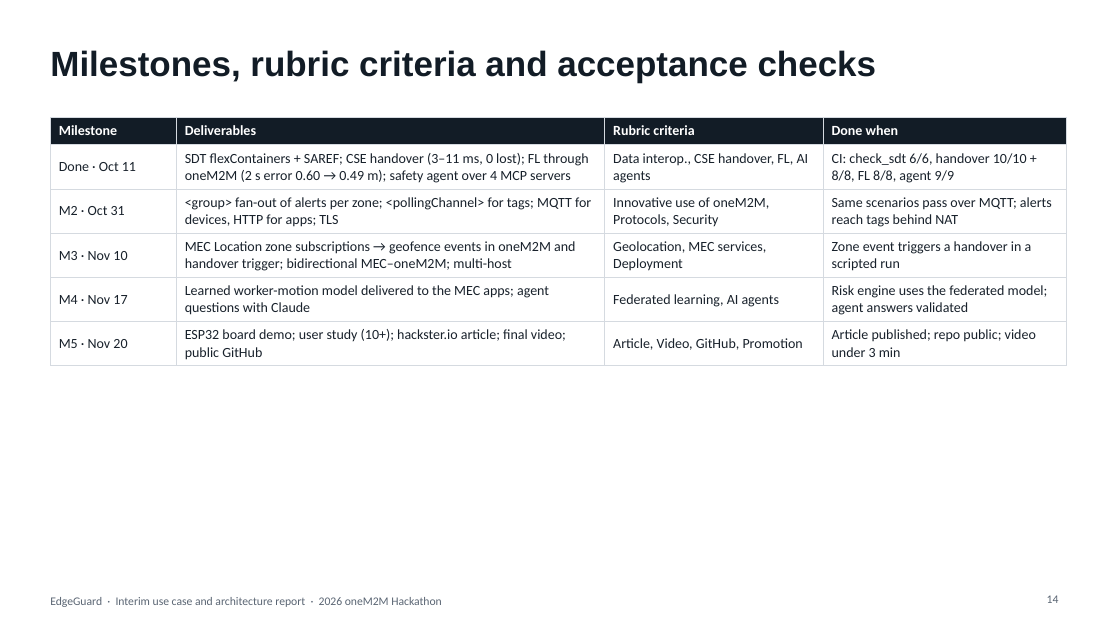
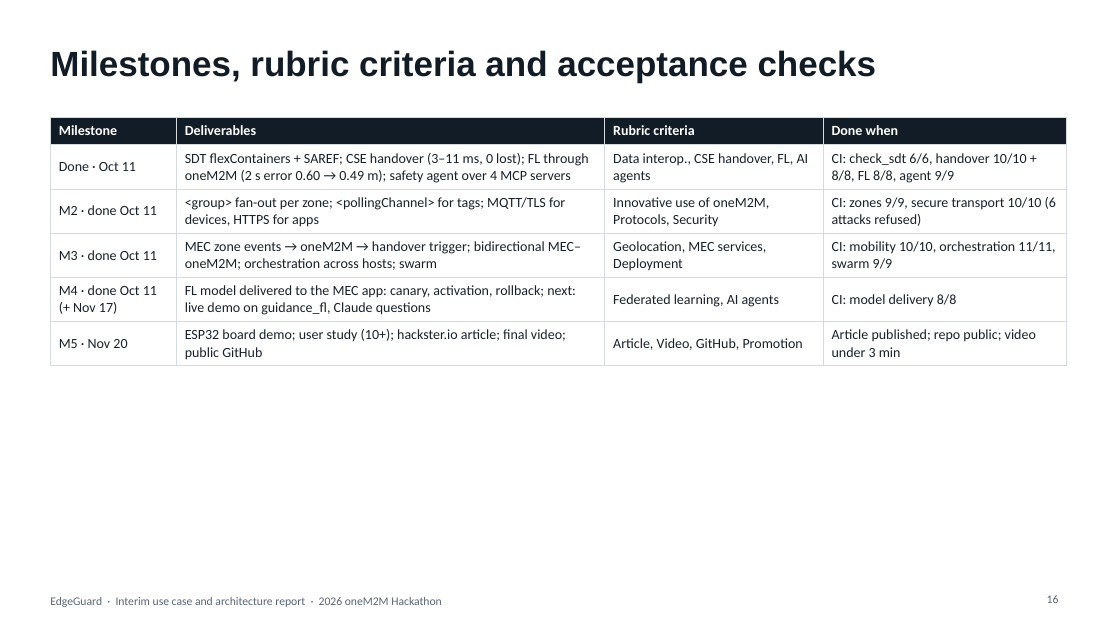
Before and after one commit to ljw22112/Edgeguard, a slide deck: slide 16 of docs/submissions/EdgeGuard_Interim_Report.pptx (slide 14 before the commit). Drawn at 1120x630 pixels with LibreOffice and Linux fonts; fonts in the diff are those of the drawing. Boxes give left, top, right and bottom in pixels: in the first picture for what was removed or moved away, otherwise in the second. Text is boxed around its words. In the diff, an @@ line names an element or a change of style, - is before the commit and + after.

```diff
--- a/docs/submissions/EdgeGuard_Interim_Report.pptx
+++ b/docs/submissions/EdgeGuard_Interim_Report.pptx
@@ table at bbox=[50, 118, 1067, 364] @@
-row 3: M2 · Oct 31 | <group> fan-out of alerts per zone; <pollingChannel> for tags; MQTT for devices, HTTP for apps; TLS | Innovative use of oneM2M, Protocols, Security | Same scenarios pass over MQTT; alerts reach tags behind NAT
+row 3: M2 · done Oct 11 | <group> fan-out per zone; <pollingChannel> for tags; MQTT/TLS for devices, HTTPS for apps | Innovative use of oneM2M, Protocols, Security | CI: zones 9/9, secure transport 10/10 (6 attacks refused)
-row 4: M3 · Nov 10 | MEC Location zone subscriptions → geofence events in oneM2M and handover trigger; bidirectional MEC–oneM2M; multi-host | Geolocation, MEC services, Deployment | Zone event triggers a handover in a scripted run
+row 4: M3 · done Oct 11 | MEC zone events → oneM2M → handover trigger; bidirectional MEC–oneM2M; orchestration across hosts; swarm | Geolocation, MEC services, Deployment | CI: mobility 10/10, orchestration 11/11, swarm 9/9
-row 5: M4 · Nov 17 | Learned worker-motion model delivered to the MEC apps; agent questions with Claude | Federated learning, AI agents | Risk engine uses the federated model; agent answers validated
+row 5: M4 · done Oct 11 (+ Nov 17) | FL model delivered to the MEC app: canary, activation, rollback; next: live demo on guidance_fl, Claude questions | Federated learning, AI agents | CI: model delivery 8/8
@@ page number at bbox=[1047, 595, 1059, 603]: text changed @@
-14
+16
```
Also in this commit, not shown: 7 other slides changed, 2 slides added.
